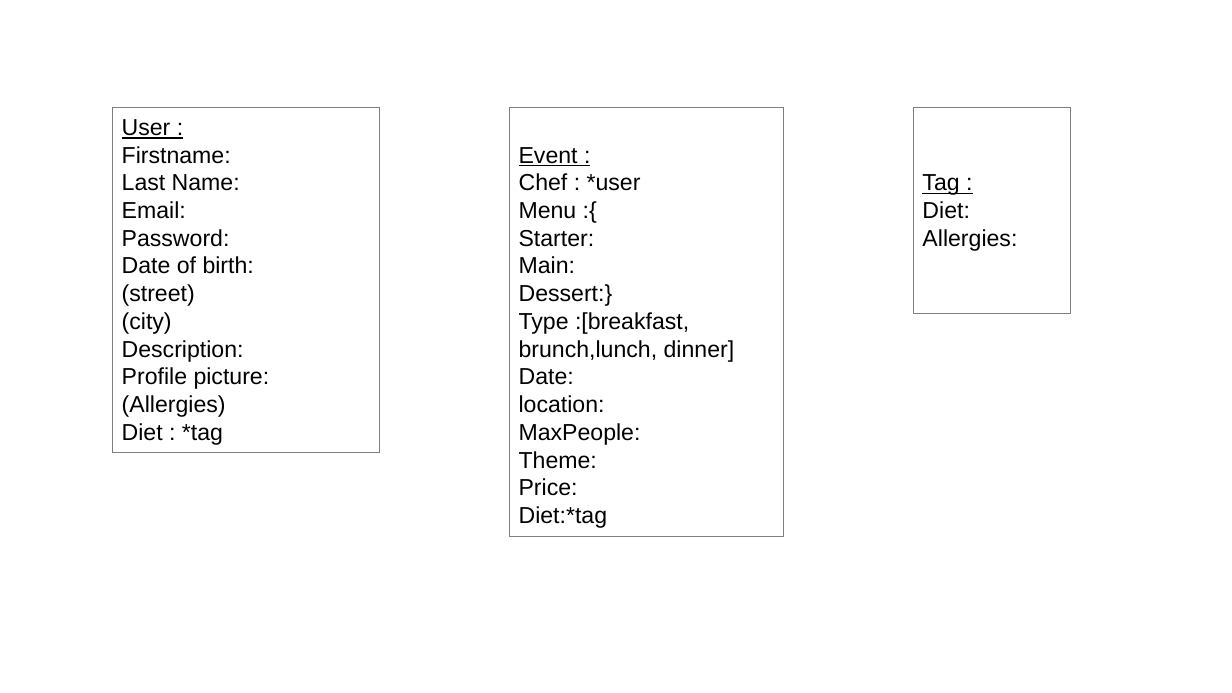
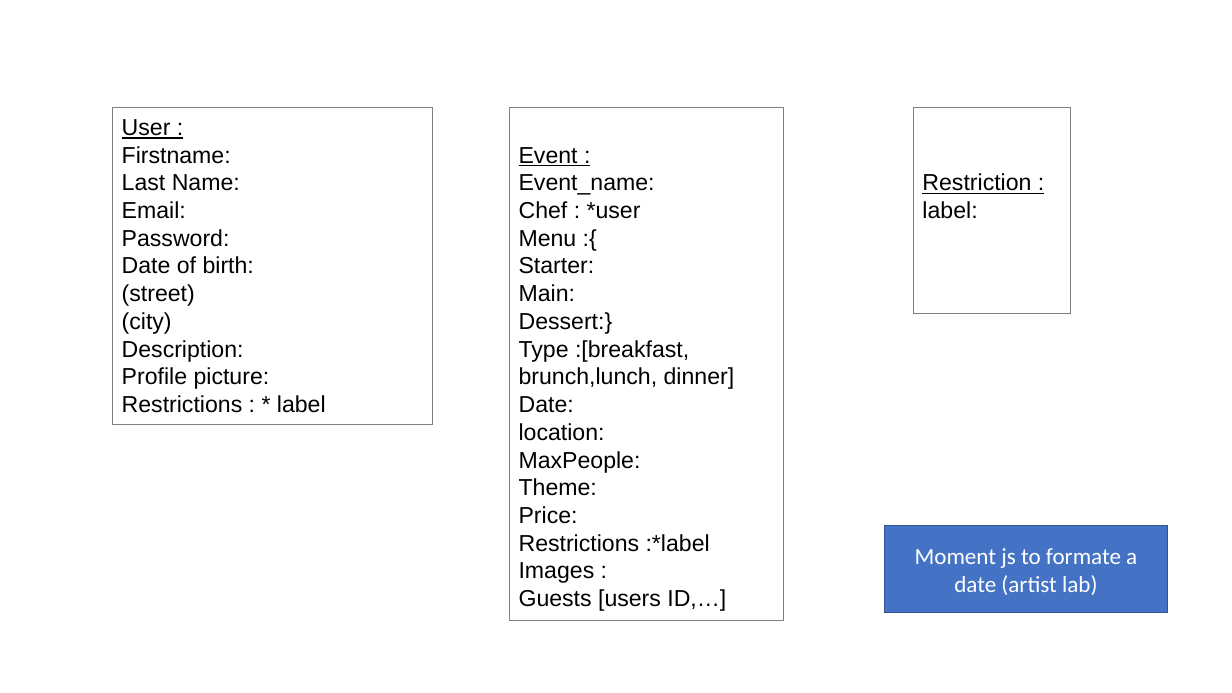
Before and after one commit to sdubois90/Second-project, a slide deck: slide 2 of Working plan/Project plan.pptx. Drawn at 1232x693 pixels with LibreOffice and Linux fonts; fonts in the diff are those of the drawing. Boxes give left, top, right and bottom in pixels: in the first picture for what was removed or moved away, otherwise in the second. Text is boxed around its words. In the diff, an @@ line names an element or a change of style, - is before the commit and + after.

```diff
--- a/Working plan/Project plan.pptx
+++ b/Working plan/Project plan.pptx
@@ rectangle "User :" resized from (x1=113, y1=108, x2=380, y2=454) to (x1=113, y1=108, x2=433, y2=425) @@
@@ rectangle "Event :" resized from (x1=509, y1=108, x2=783, y2=537) to (x1=509, y1=108, x2=783, y2=621) @@
@@ text in rectangle at (x1=519, y1=174, x2=655, y2=195): paragraph added @@
+Event_name:
@@ text in rectangle at (x1=922, y1=173, x2=1031, y2=219): text changed @@
-Tag :
-Diet:
-Allergies:
+Restriction :
+label:
@@ text in rectangle at (x1=122, y1=395, x2=326, y2=413): text changed @@
-(Allergies)
-Diet : *tag
+Restrictions : * label
@@ text in rectangle at (x1=519, y1=534, x2=726, y2=611): text changed @@
-Diet:*tag
+Restrictions :*label
+Images :
+Guests [users ID,…]
@@ rectangle added at (x1=884, y1=526, x2=1168, y2=613), fill #4472C4, outline #325491 1 pt, 18 pt, text #FFFFFF @@
+Moment js to formate a date (artist lab)
```
Also in this commit, not shown: 1 other slide changed, 10 slides added, 8 other files.
